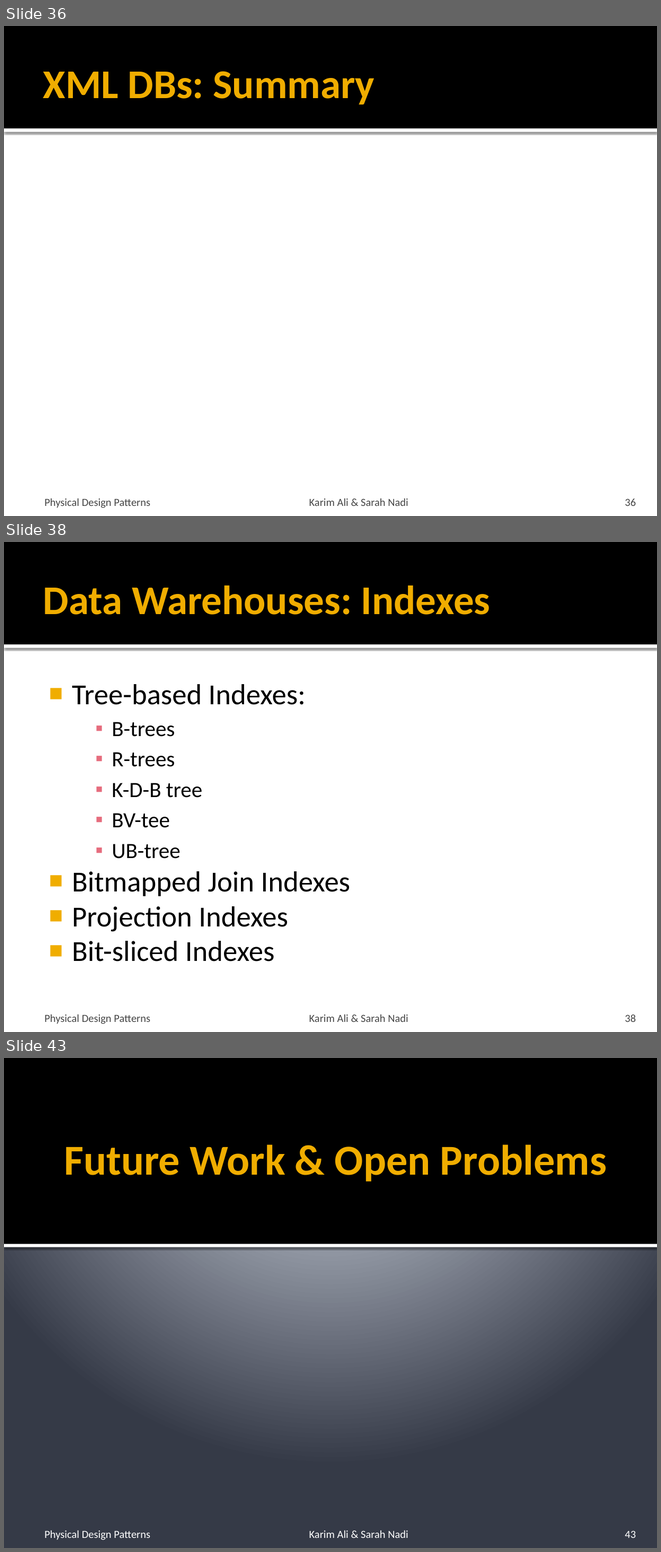
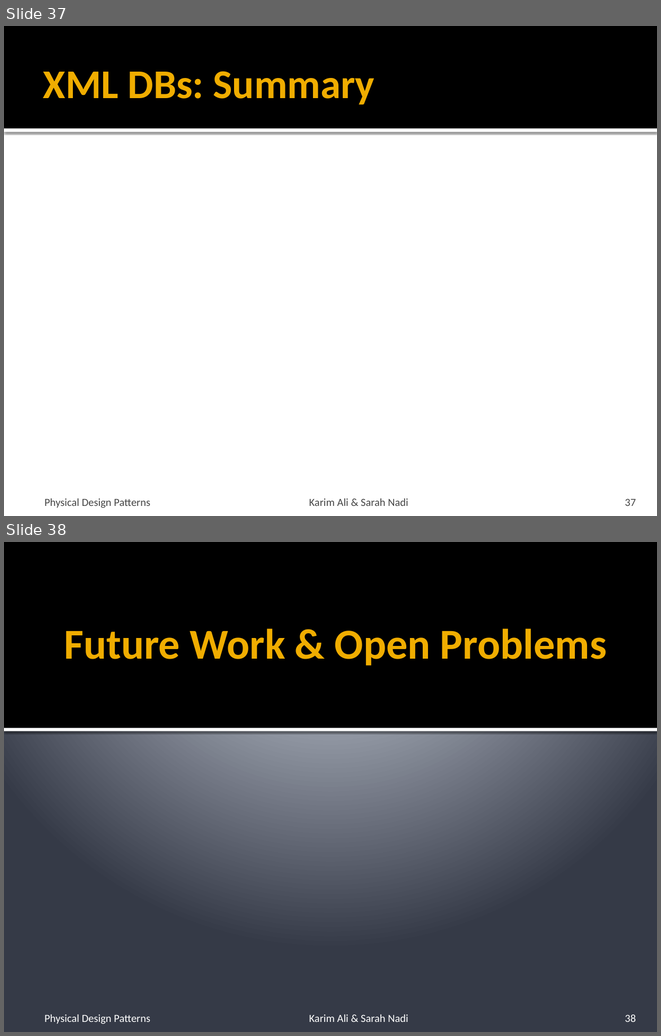
Before and after one commit to snadi/cs848-db, a slide deck: cs848-db/PhysDesignPres.pptx. Shown one above the other, each under a label of ours: slides 36, 38 and 43 before the commit, slides 37 and 38 after it; the slides between them are not shown. The pictures are 661x1552 and 661x1036 pixels, drawn with LibreOffice and Linux fonts; fonts in the diff are those of the drawing. Boxes give left, top, right and bottom in pixels: in the first picture for what was removed or moved away, otherwise in the second. Text is boxed around its words. In the diff, an @@ line names an element or a change of style, - is before the commit and + after.

```diff
--- a/cs848-db/PhysDesignPres.pptx
+++ b/cs848-db/PhysDesignPres.pptx
@@ slide 38 removed at (4, 542, 657, 1032), background #FFFFFF; not listed: 2 template elements that a slide beside it also shows @@
@@ title removed at (43, 585, 491, 615) @@
-Data Warehouses: Indexes
@@ text removed at (72, 684, 351, 961) @@
-■ Tree-based Indexes:
-    ▪ B-trees
-    ▪ R-trees
-    ▪ K-D-B tree
-    ▪ BV-tee
-    ▪ UB-tree
-■ Bitmapped Join Indexes
-■ Projection Indexes
-■ Bit-sliced Indexes
@@ text removed at (44, 1014, 150, 1024) @@
-Physical Design Patterns
@@ text removed at (309, 1014, 408, 1022) @@
-Karim Ali & Sarah Nadi
@@ page number removed at (625, 1014, 636, 1022) @@
-38
@@ what was slide 36 is now slide 37 @@
@@ page number at (625, 498, 636, 506): text changed @@
-36
+37
@@ what was slide 43 is now slide 38 @@
@@ page number at (625, 1014, 636, 1022): text changed @@
-43
+38
```
Also in this commit, not shown: 2 slides changed, 4 other slides removed.
